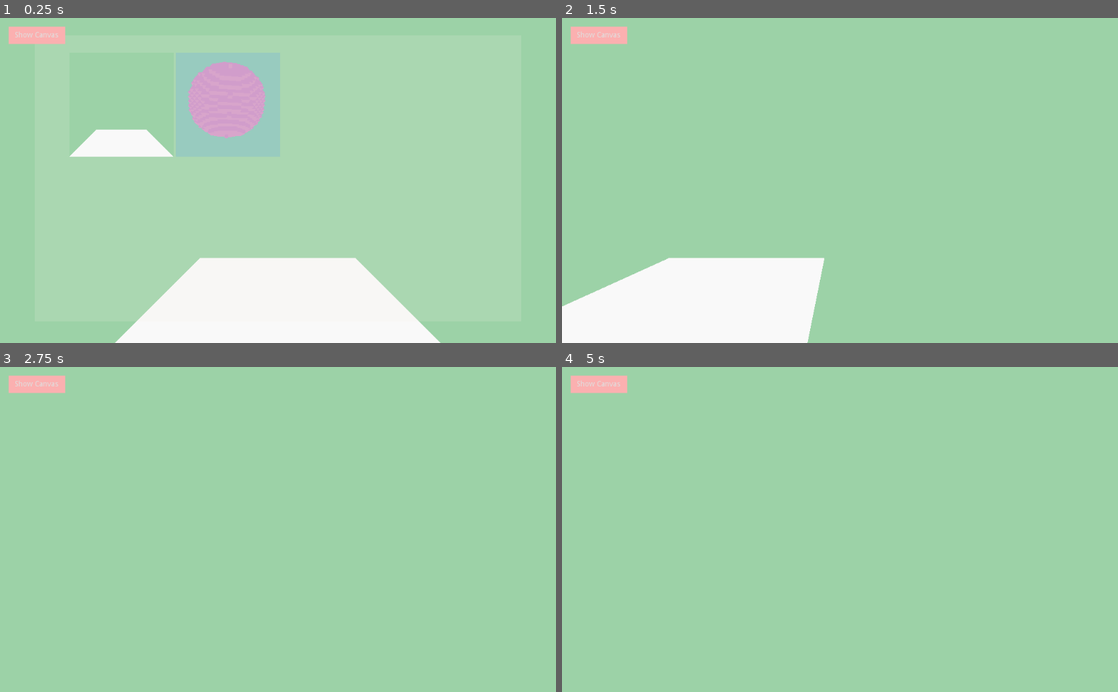
Above: before the commit, frames 1-4 (two rows, left to right).
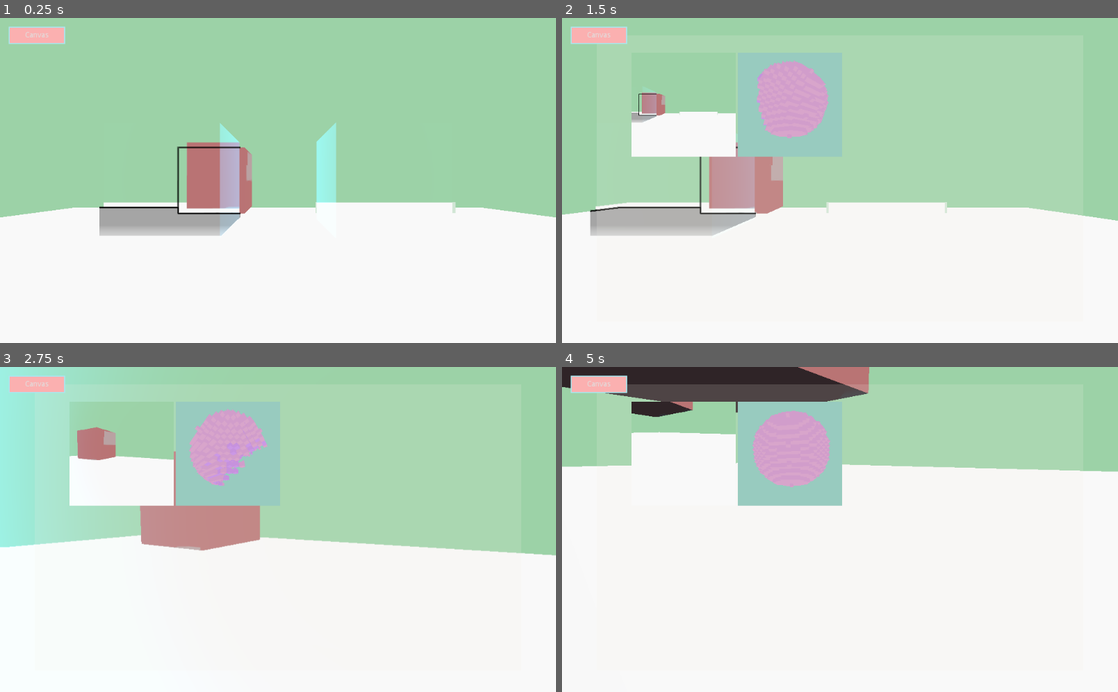
Above: after the commit, the same moments.

Repository: 3waffel/shader-showcase
Game: Godot game, scene res://scenes/Main.tscn
Two runs of this game, one before a commit and one after it. Both use one fixed random seed, a clock stepped at 60 frames per second and the inputs below. Before the commit the project starts from res://Main.tscn.
Inputs (mouse positions are in pixels of both pictures, inside the frame that each line leads up to):
- Up to frame 1 (0.25 s): no input
- Up to frame 2 (1.5 s): click "Show Canvas" (after the commit: "Canvas") at 0.5 s; move the mouse to (962, 164) at 1.27 s; hold Right (ui_right) from 1.28 s (still down); tap Space (freelook_toggle) at 1.35 s
- Up to frame 3 (2.75 s): move the mouse to (250, 529) at 2.02 s; release Right (ui_right) at 2.03 s; hold Up (ui_up) from 2.03 s (still down); tap Space (freelook_toggle) at 2.1 s
- Up to frame 4 (5 s): move the mouse to (895, 458) at 2.77 s; release Up (ui_up) at 2.78 s; hold Right (ui_right) 2.78-3.53 s; tap Space (freelook_toggle) at 2.85, 3.6, 4.35 s; move the mouse to (834, 536) at 3.52 s; hold Up (ui_up) 3.53-4.28 s; move the mouse to (1006, 578) at 4.27 s; hold Left (ui_left) from 4.28 s (still down)

The runs differ from the first frame. In frame 1, 38% of the frame differs, in the area x 0-100%, y 2-100%; in frame 2, 39%; in frame 3, 61%; in frame 4, 77%, in the area x 0-100%, y 0-100%.

Commit message:
update scene

Diff:
--- a/project.godot
+++ b/project.godot
@@ -11,8 +11,8 @@
 [application]
 
 config/name="shader-showcase"
-run/main_scene="res://Main.tscn"
-config/icon="res://icon.png"
+run/main_scene="res://scenes/Main.tscn"
+config/icon="res://assets/images/icon.png"
 
 [global]
 
@@ -64,4 +64,4 @@
 
 [rendering]
 
-environment/default_environment="res://default_env.tres"
+environment/default_environment="res://assets/default_env.tres"
--- a/Main.tscn
+++ b/scenes/Main.tscn
@@ -1,26 +1,27 @@
 [gd_scene load_steps=30 format=2]
 
-[ext_resource path="res://assets/materials/viewport_texture.tres" type="Texture" id=1]
-[ext_resource path="res://assets/shaders/canvas/voxel.shader" type="Shader" id=2]
-[ext_resource path="res://scripts/freelook.gd" type="Script" id=3]
-[ext_resource path="res://assets/shaders/canvas/diff.shader" type="Shader" id=4]
-[ext_resource path="res://assets/shaders/canvas/society.shader" type="Shader" id=5]
-[ext_resource path="res://assets/shaders/modified_voxel.shader" type="Shader" id=6]
-[ext_resource path="res://scripts/toggle_panel.gd" type="Script" id=7]
-[ext_resource path="res://scripts/viewport_resizer.gd" type="Script" id=8]
-[ext_resource path="res://assets/default.theme" type="Theme" id=9]
-[ext_resource path="res://assets/shaders/spatial/mosaic.shader" type="Shader" id=10]
-[ext_resource path="res://assets/shaders/spatial/outline.shader" type="Shader" id=11]
-[ext_resource path="res://assets/materials/pinky/pinky.tres" type="Material" id=12]
-[ext_resource path="res://assets/shaders/spatial/shield.shader" type="Shader" id=13]
-[ext_resource path="res://assets/shaders/canvas/glitch_effect.shader" type="Shader" id=14]
+[ext_resource path="res://scripts/viewport_resizer.gd" type="Script" id=1]
+[ext_resource path="res://scripts/freelook.gd" type="Script" id=2]
+[ext_resource path="res://scripts/toggle_panel.gd" type="Script" id=3]
+[ext_resource path="res://assets/materials/viewport_texture.tres" type="Texture" id=4]
+[ext_resource path="res://assets/materials/pinky/pinky.tres" type="Material" id=5]
+[ext_resource path="res://assets/shaders/canvas/voxel.shader" type="Shader" id=6]
+[ext_resource path="res://assets/shaders/canvas/diff.shader" type="Shader" id=7]
+[ext_resource path="res://assets/shaders/canvas/society.shader" type="Shader" id=8]
+[ext_resource path="res://assets/shaders/modified_voxel.shader" type="Shader" id=9]
+[ext_resource path="res://assets/themes/default.theme" type="Theme" id=10]
+[ext_resource path="res://assets/shaders/canvas/glitch_effect.shader" type="Shader" id=11]
+[ext_resource path="res://assets/shaders/spatial/shield.shader" type="Shader" id=12]
+[ext_resource path="res://assets/shaders/spatial/mosaic.shader" type="Shader" id=13]
+[ext_resource path="res://assets/shaders/spatial/outline.shader" type="Shader" id=14]
 
 [sub_resource type="ShaderMaterial" id=2]
 
 [sub_resource type="PlaneMesh" id=1]
+size = Vector2( 30, 30 )
 
 [sub_resource type="ShaderMaterial" id=18]
-shader = ExtResource( 13 )
+shader = ExtResource( 12 )
 shader_param/speed = Vector2( 0.2, 0.2 )
 shader_param/barrier_color = Color( 0.05, 0.8, 1, 1 )
 shader_param/barrier_force = 1.0
@@ -128,40 +129,38 @@
 render_target_update_mode = 3
 
 [node name="Camera" type="Camera" parent="CanvasLayer/ViewportContainer/Viewport"]
-transform = Transform( 1, 0, 0, 0, 1, 0, 0, 0, 1, 0, 1, 2 )
+transform = Transform( 1, 0, 0, 0, 1, 0, 0, 0, 1, 0, 2, 2 )
 current = true
-script = ExtResource( 3 )
+script = ExtResource( 2 )
 
 [node name="Plane" type="MeshInstance" parent="CanvasLayer/ViewportContainer/Viewport"]
 mesh = SubResource( 1 )
 skeleton = NodePath("../../../..")
-material/0 = null
-
-[node name="Block1" type="MeshInstance" parent="CanvasLayer/ViewportContainer/Viewport"]
-transform = Transform( 1.26532, 0, 0, 0, 1.26532, 0, 0, 0, 1.26532, 9.38511, 3.74717, -1.3169 )
+
+[node name="MosaicBlock" type="MeshInstance" parent="CanvasLayer/ViewportContainer/Viewport"]
+transform = Transform( 1, 0, 0, 0, 1, 0, 0, 0, 1, 2, 2, -3 )
 mesh = SubResource( 11 )
 material/0 = SubResource( 10 )
 
-[node name="MeshInstance" type="MeshInstance" parent="CanvasLayer/ViewportContainer/Viewport/Block1"]
+[node name="MeshInstance" type="MeshInstance" parent="CanvasLayer/ViewportContainer/Viewport/MosaicBlock"]
 mesh = SubResource( 13 )
 material/0 = SubResource( 19 )
 
-[node name="Block2" type="MeshInstance" parent="CanvasLayer/ViewportContainer/Viewport"]
-transform = Transform( 1.60105, 0, 0, 0, 1.60105, 0, 0, 0, 1.60105, 9.45263, 3.84397, 4.18697 )
+[node name="BorderBlock" type="MeshInstance" parent="CanvasLayer/ViewportContainer/Viewport"]
+transform = Transform( 1, 0, 0, 0, 1, 0, 0, 0, 1, -2, 2, -3 )
 mesh = SubResource( 11 )
-material/0 = null
-
-[node name="MeshInstance" type="MeshInstance" parent="CanvasLayer/ViewportContainer/Viewport/Block2"]
+
+[node name="MeshInstance" type="MeshInstance" parent="CanvasLayer/ViewportContainer/Viewport/BorderBlock"]
 transform = Transform( 1, 0, 0, 0, 1, 0, 0, 0, 1, 0.00531578, 0.0891395, 0.0359955 )
 mesh = SubResource( 15 )
 material/0 = SubResource( 20 )
 
-[node name="Block3" type="MeshInstance" parent="CanvasLayer/ViewportContainer/Viewport"]
-transform = Transform( 0.698987, 0, 0, 0, 0.698987, 0, 0, 0, 0.698987, 6.44875, 6.7593, 8.91557 )
+[node name="HeightBlock" type="MeshInstance" parent="CanvasLayer/ViewportContainer/Viewport"]
+transform = Transform( 1, 0, 0, 0, 1, 0, 0, 0, 1, -2, 2, -6 )
 mesh = SubResource( 17 )
-material/0 = null
 
 [node name="Panel" type="Panel" parent="CanvasLayer"]
+visible = false
 self_modulate = Color( 1, 1, 1, 0.160784 )
 anchor_right = 1.0
 anchor_bottom = 1.0
@@ -169,10 +168,7 @@
 margin_top = 32.0
 margin_right = -64.0
 margin_bottom = -40.0
-theme = ExtResource( 9 )
-__meta__ = {
-"_edit_use_anchors_": false
-}
+theme = ExtResource( 10 )
 
 [node name="ScrollContainer" type="ScrollContainer" parent="CanvasLayer/Panel"]
 anchor_left = 0.071
@@ -255,13 +251,10 @@
 margin_right = 120.0
 margin_bottom = 48.0
 focus_mode = 0
-theme = ExtResource( 9 )
+theme = ExtResource( 10 )
 shortcut_in_tooltip = false
 enabled_focus_mode = 0
-text = "Show Canvas"
-script = ExtResource( 7 )
-__meta__ = {
-"_edit_use_anchors_": false
-}
+text = "Canvas"
+script = ExtResource( 3 )
 
 [connection signal="pressed" from="CanvasLayer/Button" to="CanvasLayer/Button" method="on_button_pressed"]
Binary file removed: assets/default.theme
Renamed: default_env.tres -> assets/default_env.tres
Renamed: icon.png -> assets/images/icon.png
Not shown, changed: assets/images/icon.png.import
Binary file added: assets/themes/default.theme
Not shown: 7 places in scenes/Main.tscn that only renumber resources
